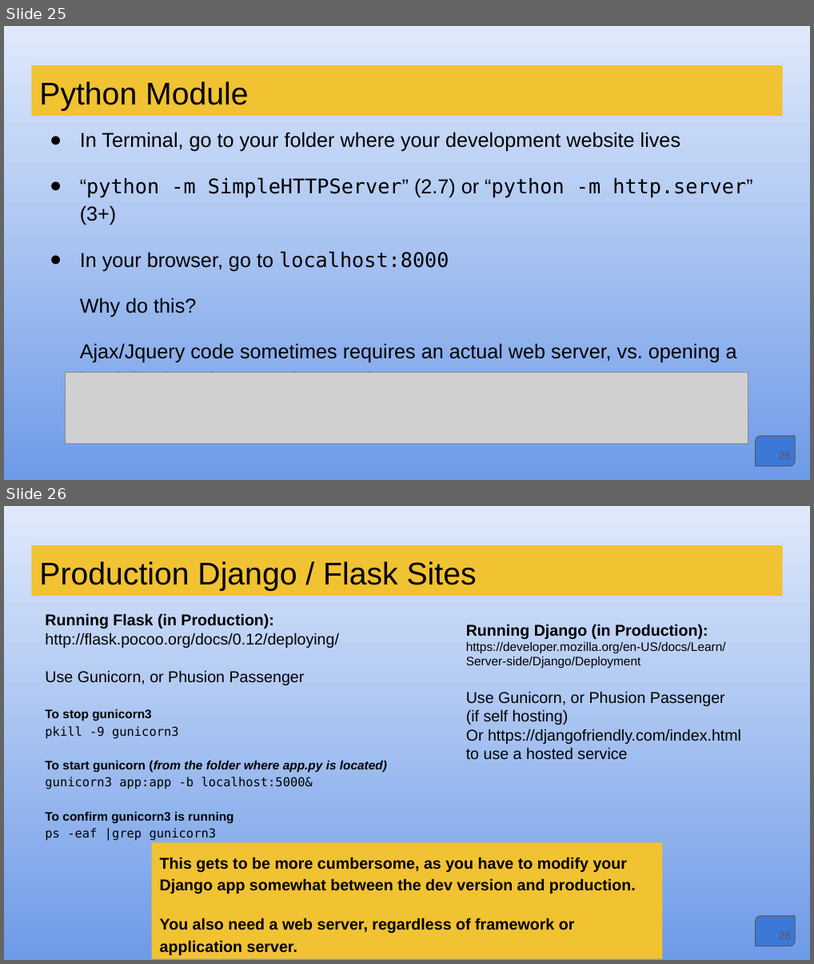
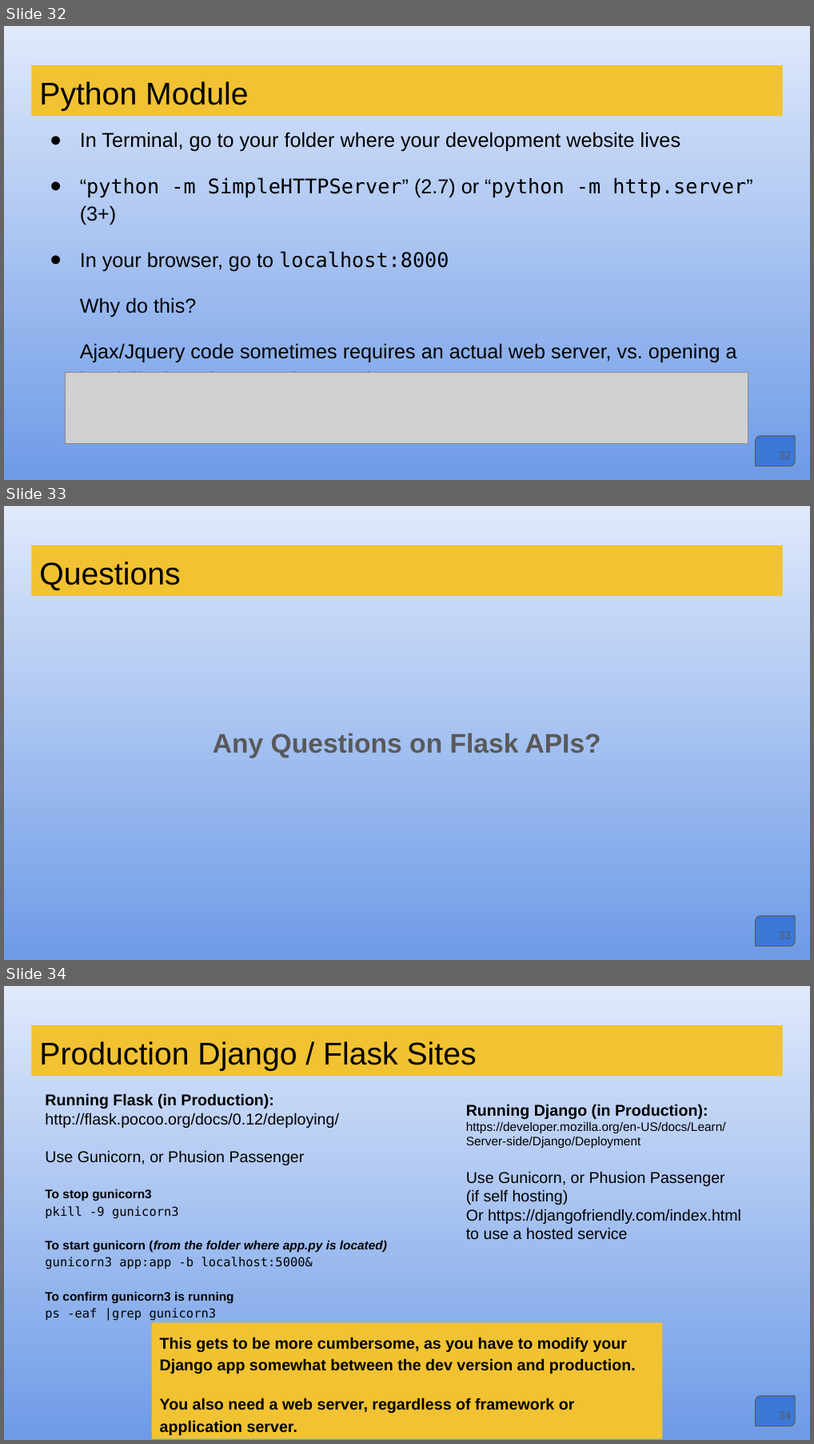
Before and after one commit to bkvspeaks/pythonWebProg, a slide deck: presentation/Python_Web_Programming.pptx. Shown one above the other, each under a label of ours: slides 25 and 26 before the commit, slides 32, 33 and 34 after it. The pictures are 814x964 and 814x1444 pixels, drawn with LibreOffice and Linux fonts; fonts in the diff are those of the drawing; grey boxes stand for pictures. Boxes give left, top, right and bottom in pixels: in the first picture for what was removed or moved away, otherwise in the second. Text is boxed around its words. In the diff, an @@ line names an element or a change of style, - is before the commit and + after.

```diff
--- a/presentation/Python_Web_Programming.pptx
+++ b/presentation/Python_Web_Programming.pptx
@@ slide 33 added at [4,506,810,960], background gradient #DFE9FB to #6E9BE7 @@
@@ title added at [31,545,783,596], fill #F1C232, 28 pt, text #000000 @@
+Questions
@@ text added at [213,732,602,758], 24 pt, text #595959, bold @@
+Any Questions on Flask APIs?
@@ round diag rect added at [755,916,795,945], fill #3C78D8, outline #595959 0.75 pt @@
@@ page number added at [779,931,792,939], 10 pt, text #595959 @@
+33
@@ what was slide 25 is now slide 32 @@
@@ page number at [779,451,792,459]: text changed @@
-25
+32
@@ what was slide 26 is now slide 34 @@
@@ page number at [779,1411,792,1419]: text changed @@
-26
+34
```
Also in this commit, not shown: 8 slides changed, 7 other slides added, 38 other files.
